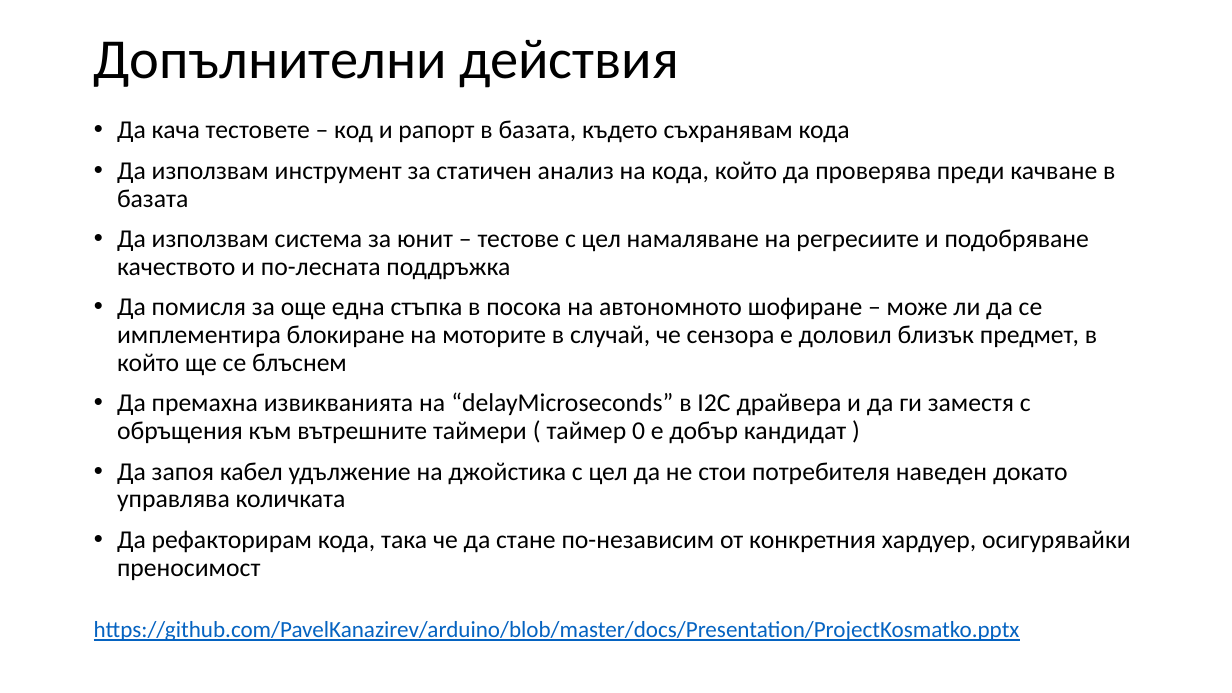
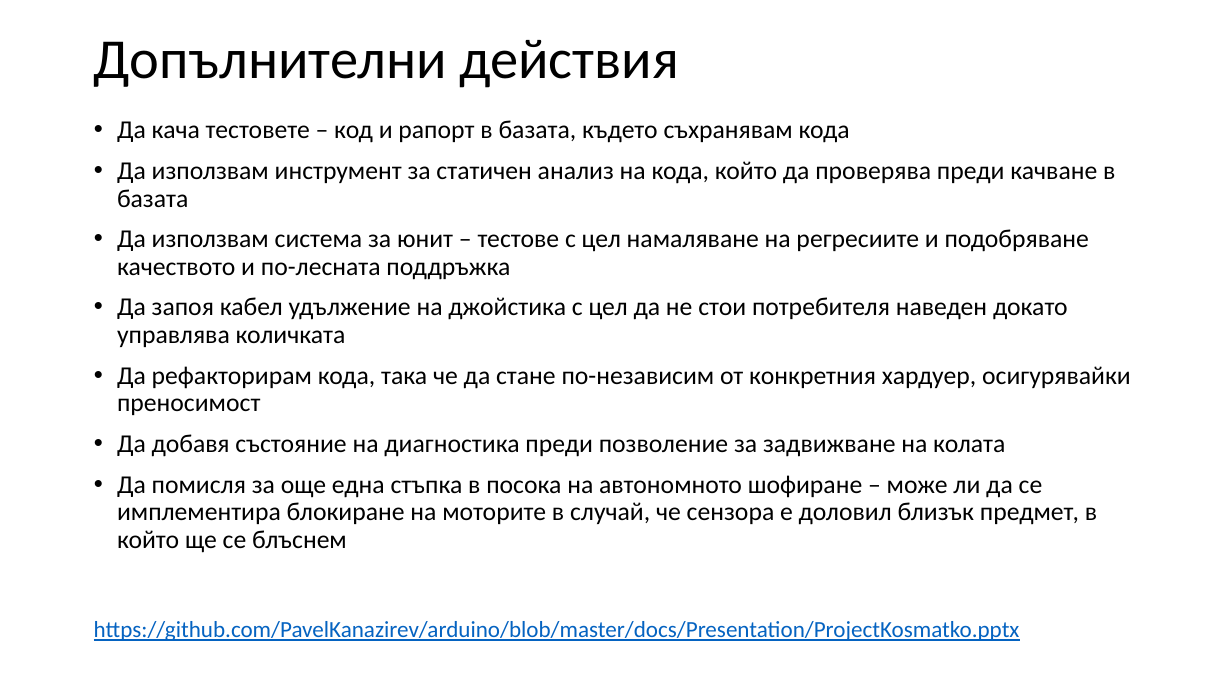
Before and after one commit to PavelKanazirev/arduino, a slide deck: slide 8 of docs/Presentation/ProjectKosmatko.pptx. Drawn at 1232x693 pixels with LibreOffice and Linux fonts; fonts in the diff are those of the drawing. Boxes give left, top, right and bottom in pixels: in the first picture for what was removed or moved away, otherwise in the second. Text is boxed around its words. In the diff, an @@ line names an element or a change of style, - is before the commit and + after.

```diff
--- a/docs/Presentation/ProjectKosmatko.pptx
+++ b/docs/Presentation/ProjectKosmatko.pptx
@@ text at <box>117,297,1097,444</box>: paragraphs removed @@
-• Да помисля за още една стъпка в посока на автономното шофиране – може ли да се имплементира блокиране на моторите в случай, че сензора е доловил близък предмет, в който ще се блъснем
-• Да премахна извикванията на “delayMicroseconds” в I2C драйвера и да ги заместя с обръщения към вътрешните таймери ( таймер 0 е добър кандидат )
@@ text at <box>117,434,1097,553</box>: paragraphs added @@
+• Да добавя състояние на диагностика преди позволение за задвижване на колата
+• Да помисля за още една стъпка в посока на автономното шофиране – може ли да се имплементира блокиране на моторите в случай, че сензора е доловил близък предмет, в който ще се блъснем
```
Also in this commit, not shown: 2 other slides changed, 1 slide added.
